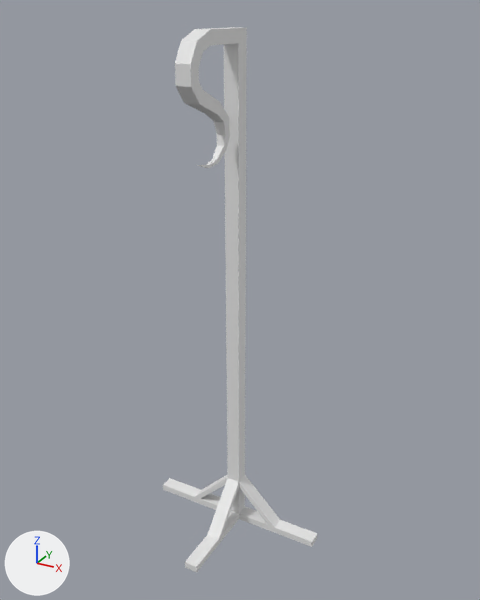
Before and after pictures for a commit that changed the Blender file Assets/Lantern Pole/lanternPole.blend.
Before and after are seen from a 50 mm camera at (6.57, -11.75, 11.85) aimed at (0.4, -0.54, 6.25). Lighting does not change. The marker at lower left points along +X, +Y and +Z. The same objects are shown in both versions, whatever each file hides.
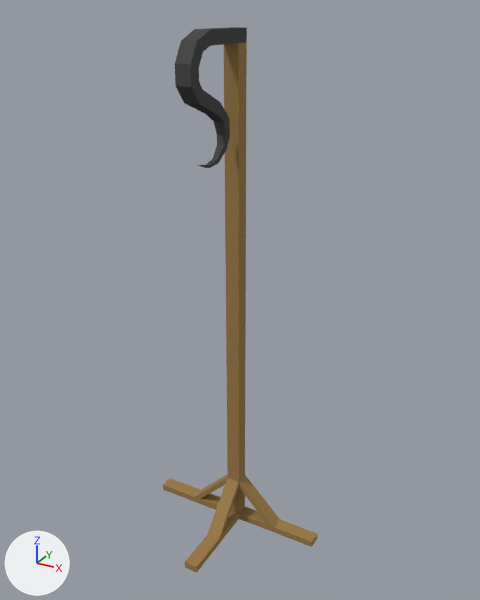
What differs and where, as boxes [x1, y1, x2, y2] in the pictures (480 x 600 px):
```json
{"part": 1, "of": "me_cube_001", "change": "recoloured", "before": [175, 27, 247, 168], "after": [175, 27, 247, 168]}
{"part": 2, "of": "me_cube_001", "change": "recoloured", "before": [163, 42, 317, 572], "after": [163, 42, 317, 572], "on screen": "grey to brown"}
```

The change, as JSON lines over the scene's bpy script:
```json
{"op": "add", "block": "mat_material_001", "code": ["mat_material_001 = diffuse_material('Material.001')", "mat_material_001.base_color = (0.334, 0.208, 0.0778)  # brown #9c7e4f"]}
{"op": "add", "block": "mat_material", "code": ["mat_material = diffuse_material('Material')", "mat_material.base_color = (0.0766, 0.0766, 0.0766)  # dark grey #4e4e4e"]}
{"block": "me_cube_001", "where": "me_cube_001.from_pydata(...)  # 105 vertices, 111 faces; spans x -2.16..2.16, y -2.16..0.16, z 0.0..11.51"}
{"block": "me_cube_001", "where": "# used by ob_cube; location = (0.0, 0.0, 0.0)"}
{"block": "me_cube_001", "change": "me_cube_001 part 1: all 52 faces centred in x -0.16..0.16, y -1.81..0.16, z 9.1..11.51 switch from no material to mat_material (dark grey #4e4e4e)"}
{"block": "me_cube_001", "change": "me_cube_001 part 2: all 59 faces centred in x -2.16..2.16, y -2.16..0.16, z 0.0..6.21 switch from no material to mat_material_001 (brown #9c7e4f)"}
```
